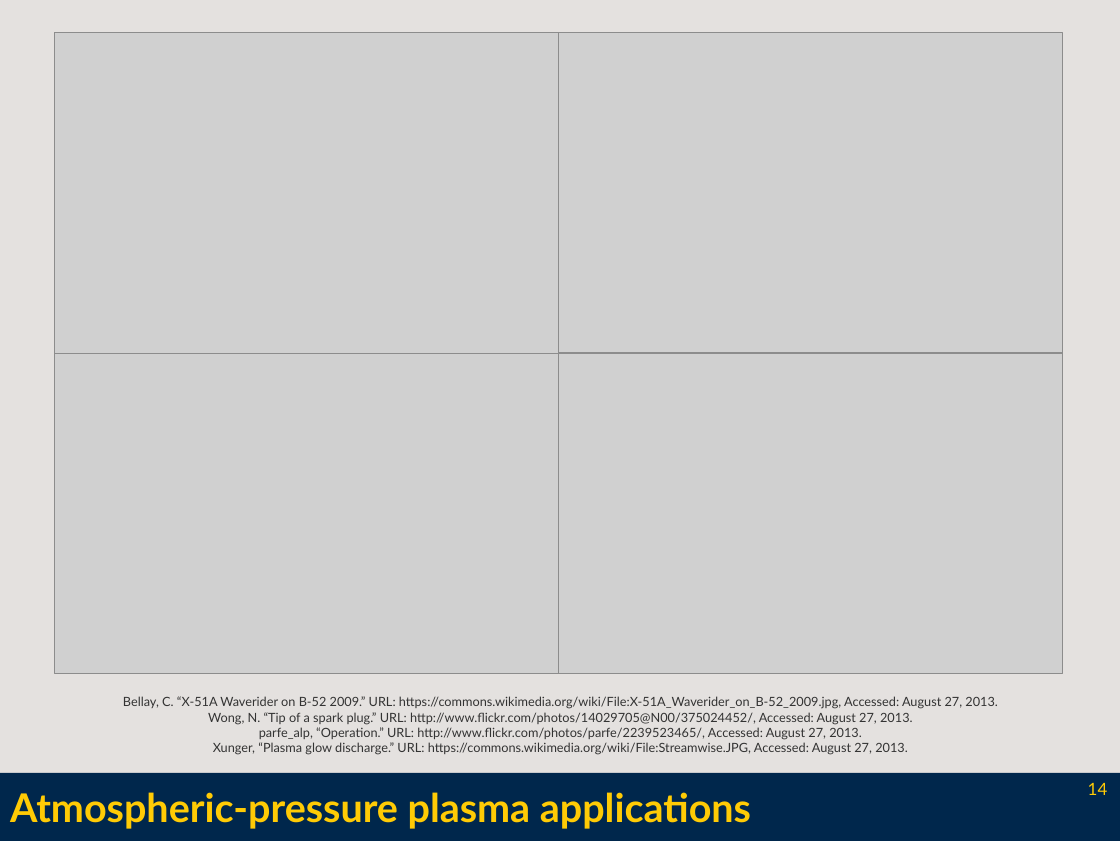
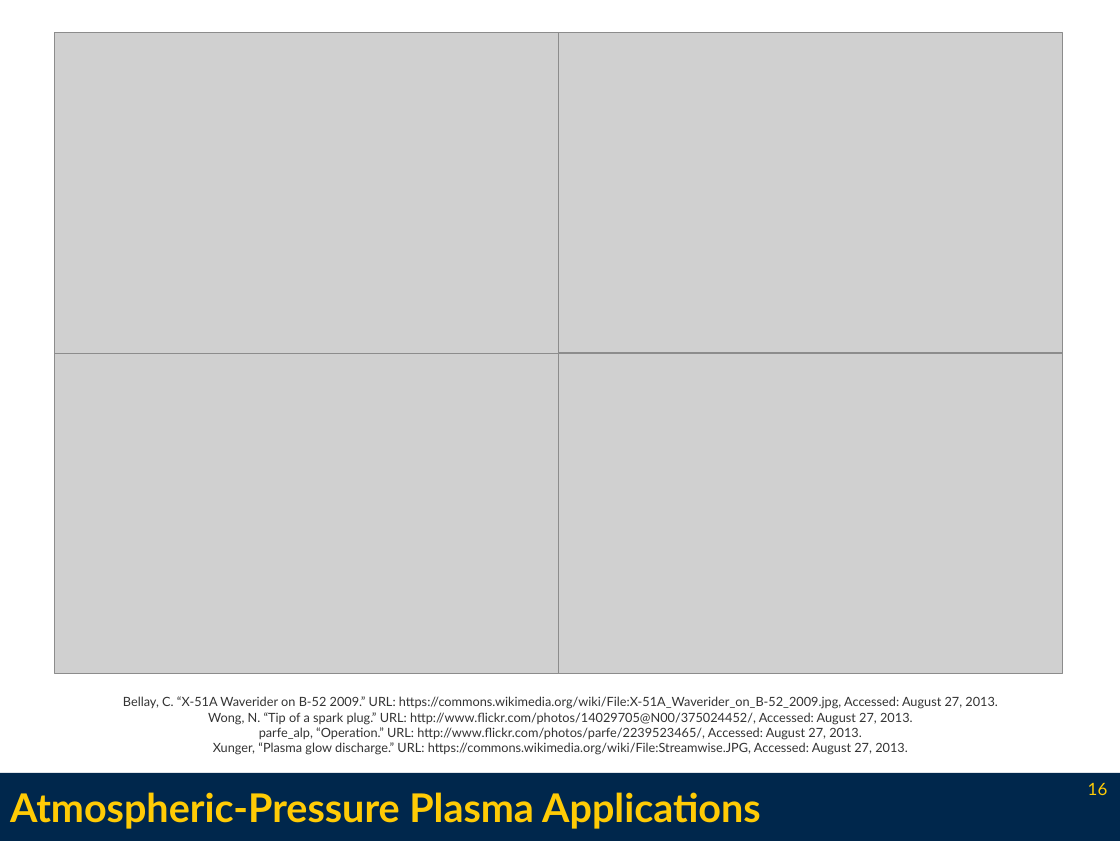
Before and after one commit to l3enny/dissertation, a slide deck: slide 16 of defense/presentation.odp (slide 14 before the commit). Drawn at 1120x841 pixels with LibreOffice and Linux fonts; fonts in the diff are those of the drawing; grey boxes stand for pictures. Boxes give left, top, right and bottom in pixels: in the first picture for what was removed or moved away, otherwise in the second. Text is boxed around its words. In the diff, an @@ line names an element or a change of style, - is before the commit and + after.

```diff
--- a/defense/presentation.odp
+++ b/defense/presentation.odp
@@ background #E4E1DF to #FFFFFF @@
@@ title at (10,792,761,829): text changed @@
-Atmospheric-pressure plasma applications
+Atmospheric-Pressure Plasma Applications
@@ page number at (1088,783,1108,795): text changed @@
-14
+16
```
Also in this commit, not shown: 16 other slides changed, 23 slides added, 2 slides removed, 13 other files.
